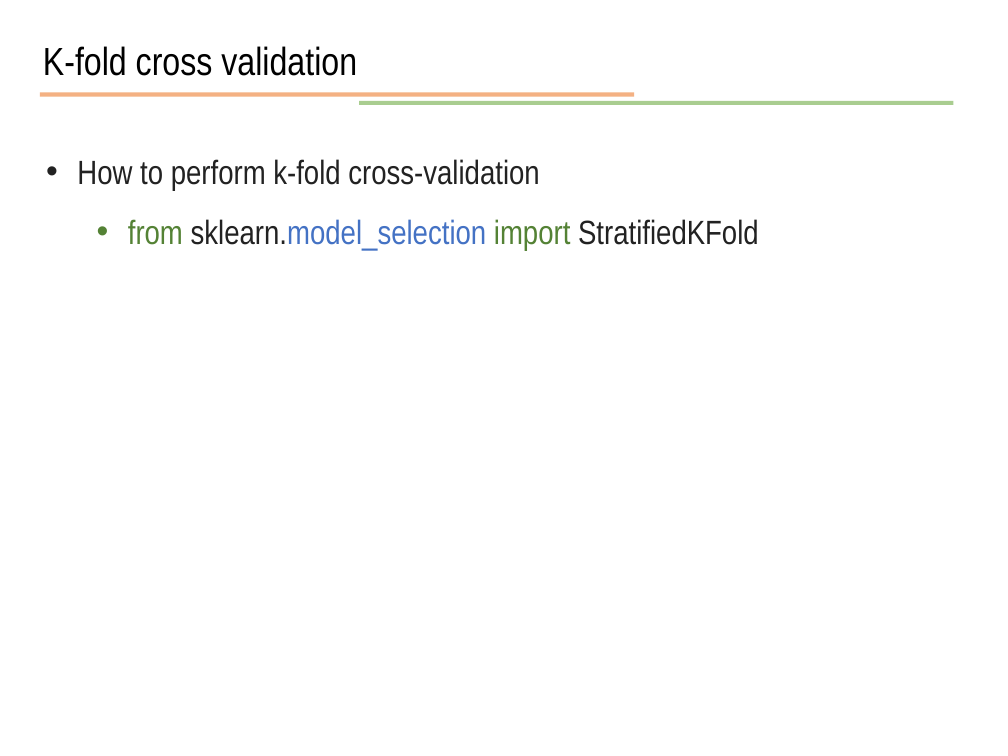
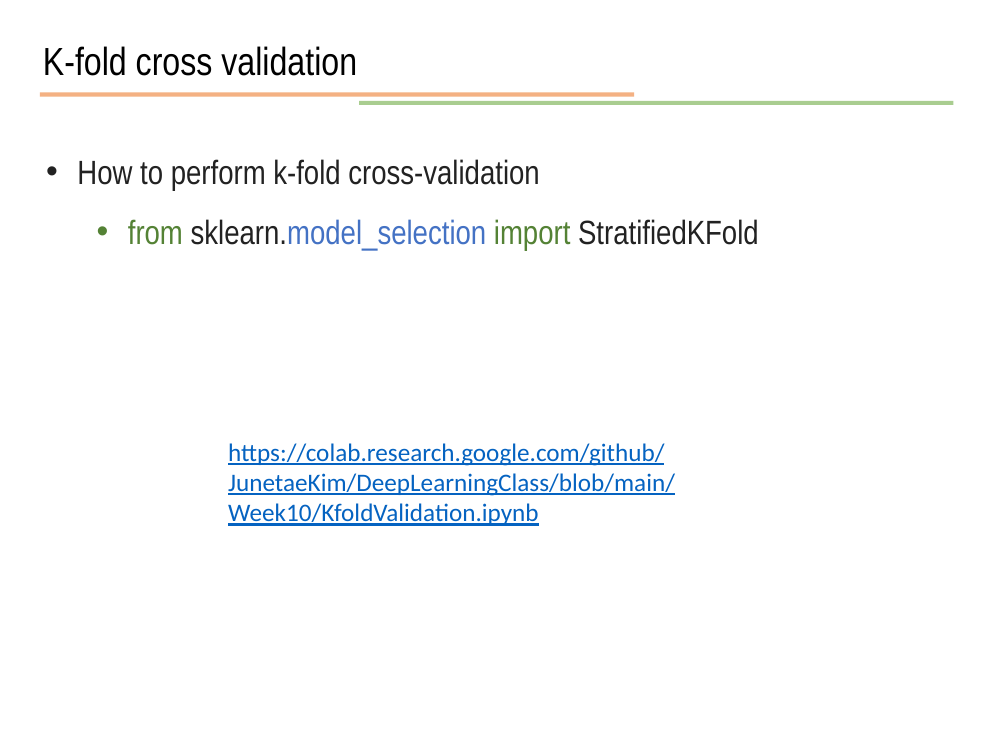
Before and after one commit to JunetaeKim/DeepLearningClass, a slide deck: slide 38 of Week10/week10 Introduction to tensorflow.pptx. Drawn at 1008x756 pixels with LibreOffice and Linux fonts; fonts in the diff are those of the drawing. Boxes give left, top, right and bottom in pixels: in the first picture for what was removed or moved away, otherwise in the second. Text is boxed around its words. In the diff, an @@ line names an element or a change of style, - is before the commit and + after.

```diff
--- a/Week10/week10 Introduction to tensorflow.pptx
+++ b/Week10/week10 Introduction to tensorflow.pptx
@@ text added at <box>228,443,675,526</box>, 18 pt, text #0563C1, underline @@
+https://colab.research.google.com/github/JunetaeKim/DeepLearningClass/blob/main/Week10/KfoldValidation.ipynb
```
Also in this commit, not shown: 4 slides added, 1 slide removed, 2 other files.
